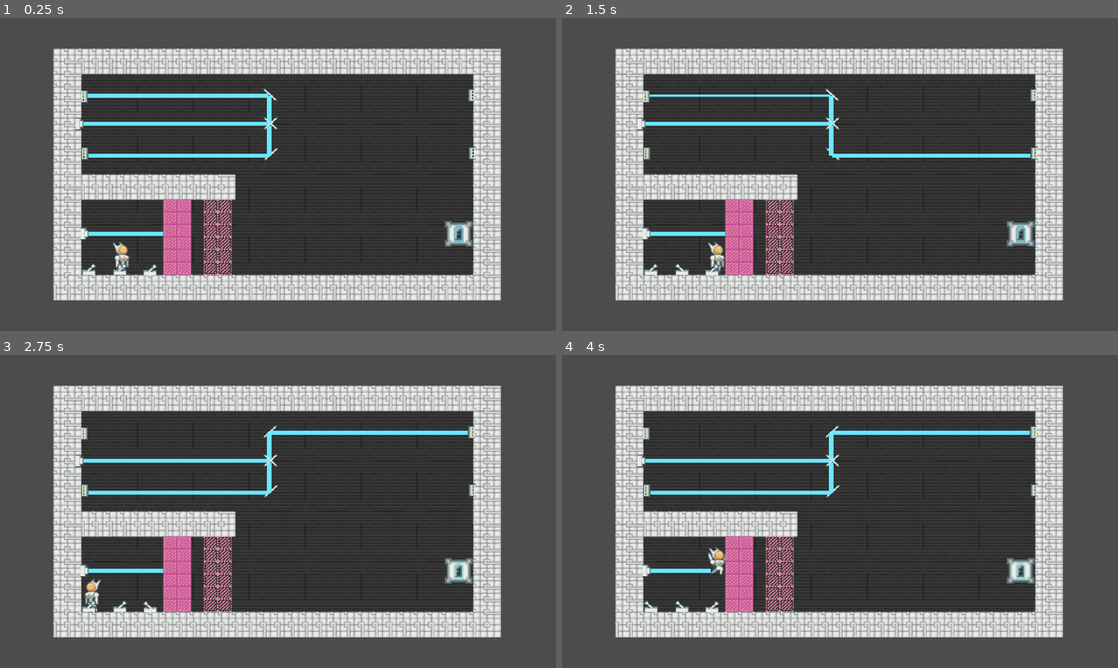
Above: before the commit, frames 1-4 (two rows, left to right).
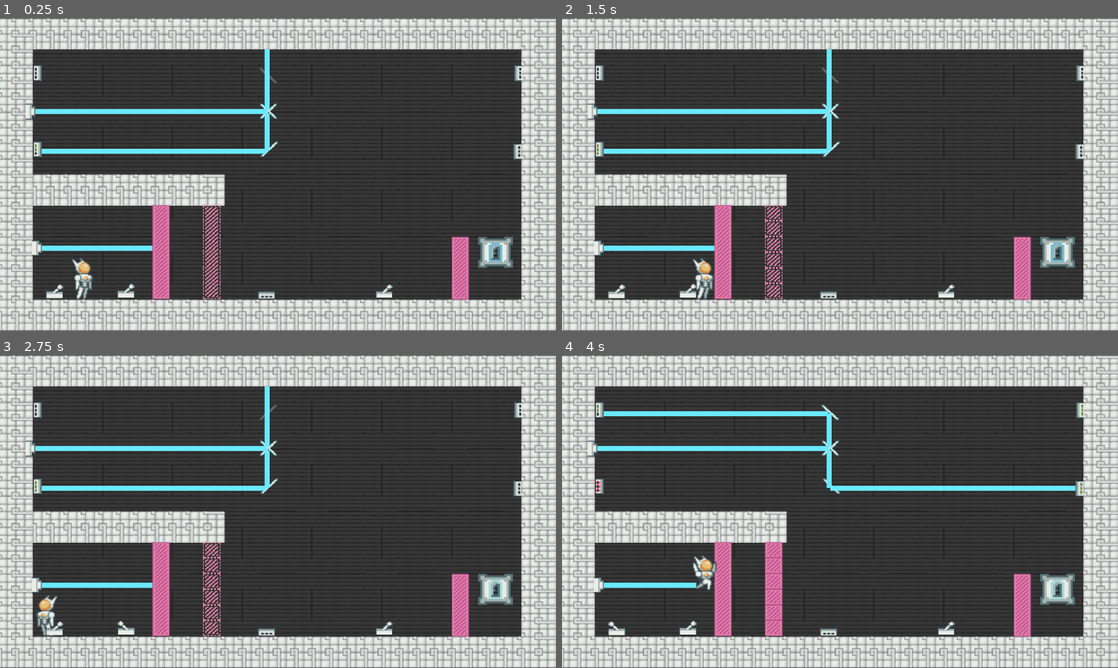
Above: after the commit, the same moments.

Repository: rakthalekk/VGDC-Fall-2021-Project
Game: Godot game, scene res://src/levels/Level2.tscn
Two runs of this game, one before a commit and one after it. Both use one fixed random seed, a clock stepped at 60 frames per second and the inputs below. This scene is started directly instead of the project's main scene.
Inputs:
- Up to frame 1 (0.25 s): no input
- Up to frame 2 (1.5 s): hold Right (move_right) from 0.53 s (still down); tap X (interact) at 0.6, 1.35 s; tap Z (jump) at 0.77 s
- Up to frame 3 (2.75 s): tap Z (jump) at 1.52 s; release Right (move_right) at 2.03 s; hold Left (move_left) from 2.03 s (still down); tap X (interact) at 2.1 s
- Up to frame 4 (4 s): release Left (move_left) at 2.78 s; hold Right (move_right) from 2.78 s (still down); tap X (interact) at 2.85, 3.6 s; tap Z (jump) at 3.02, 3.77 s

The runs differ from the first frame. In frame 1, 60% of the frame differs, in the area x 0-100%, y 0-100%; in frame 2, 60%; in frame 3, 60%; in frame 4, 61%.

Commit message:
laser sensors, level 2 finished

Diff:
--- /dev/null
+++ b/Puzzle Platformer/assets/sprites/sensorcharging.tres
@@ -0,0 +1,35 @@
+[gd_resource type="Animation" format=2]
+
+[resource]
+resource_name = "charging"
+length = 0.6
+step = 0.2
+tracks/0/type = "value"
+tracks/0/path = NodePath("Sprite:frame")
+tracks/0/interp = 1
+tracks/0/loop_wrap = true
+tracks/0/imported = false
+tracks/0/enabled = true
+tracks/0/keys = {
+"times": PoolRealArray( 0, 0.2, 0.4 ),
+"transitions": PoolRealArray( 1, 1, 1 ),
+"update": 1,
+"values": [ 12, 13, 14 ]
+}
+tracks/1/type = "method"
+tracks/1/path = NodePath(".")
+tracks/1/interp = 1
+tracks/1/loop_wrap = true
+tracks/1/imported = false
+tracks/1/enabled = true
+tracks/1/keys = {
+"times": PoolRealArray( 0, 0.6 ),
+"transitions": PoolRealArray( 1, 1 ),
+"values": [ {
+"args": [  ],
+"method": "play_charge_sound"
+}, {
+"args": [  ],
+"method": "set_full_anim"
+} ]
+}
--- /dev/null
+++ b/Puzzle Platformer/assets/sprites/sensorempty.tres
@@ -0,0 +1,18 @@
+[gd_resource type="Animation" format=2]
+
+[resource]
+resource_name = "empty"
+length = 1.2
+loop = true
+tracks/0/type = "value"
+tracks/0/path = NodePath("Sprite:frame")
+tracks/0/interp = 1
+tracks/0/loop_wrap = true
+tracks/0/imported = false
+tracks/0/enabled = true
+tracks/0/keys = {
+"times": PoolRealArray( 0, 0.1, 0.2, 0.3, 0.4, 0.5, 0.6, 0.7, 0.8, 0.9, 1, 1.1 ),
+"transitions": PoolRealArray( 1, 1, 1, 1, 1, 1, 1, 1, 1, 1, 1, 1 ),
+"update": 1,
+"values": [ 0, 1, 2, 3, 4, 5, 6, 7, 8, 9, 10, 11 ]
+}
--- /dev/null
+++ b/Puzzle Platformer/assets/sprites/sensorfull.tres
@@ -0,0 +1,16 @@
+[gd_resource type="Animation" format=2]
+
+[resource]
+resource_name = "full"
+tracks/0/type = "value"
+tracks/0/path = NodePath("Sprite:frame")
+tracks/0/interp = 1
+tracks/0/loop_wrap = true
+tracks/0/imported = false
+tracks/0/enabled = true
+tracks/0/keys = {
+"times": PoolRealArray( 0 ),
+"transitions": PoolRealArray( 1 ),
+"update": 1,
+"values": [ 14 ]
+}
--- a/Puzzle Platformer/project.godot
+++ b/Puzzle Platformer/project.godot
@@ -19,8 +19,13 @@
 "language": "GDScript",
 "path": "res://src/level_mechanics/Generator.gd"
 }, {
+"base": "LaserSensor",
+"class": "LaserReceiver",
+"language": "GDScript",
+"path": "res://src/level_mechanics/LaserReceiver.gd"
+}, {
 "base": "Area2D",
-"class": "LaserBase",
+"class": "LaserSensor",
 "language": "GDScript",
 "path": "res://src/level_mechanics/LaserSensor.gd"
 }, {
@@ -37,7 +42,8 @@
 _global_script_class_icons={
 "Beam": "",
 "Generator": "",
-"LaserBase": "",
+"LaserReceiver": "",
+"LaserSensor": "",
 "Mirror": "",
 "XMirror": ""
 }
--- a/Puzzle Platformer/src/entities/Player.tscn
+++ b/Puzzle Platformer/src/entities/Player.tscn
@@ -84,7 +84,7 @@
 }
 
 [sub_resource type="RectangleShape2D" id=6]
-extents = Vector2( 13.3478, 22.0437 )
+extents = Vector2( 7.84158, 22.0437 )
 
 [node name="Player" type="KinematicBody2D"]
 script = ExtResource( 2 )
--- a/Puzzle Platformer/src/level_mechanics/Barrier.gd
+++ b/Puzzle Platformer/src/level_mechanics/Barrier.gd
@@ -3,6 +3,7 @@
 
 # bool value to indicate if the barrier is enabled or disabled
 var enabled = false
+var gone = false
 
 onready var flip_sound = $FlipSound
 
@@ -25,4 +26,17 @@
 
 func _on_LaserSensor_enable():
 	enabled = false
+	gone = true
 	update_tilemap(0)
+
+
+func _on_LaserReceiver_enable():
+	if !gone:
+		enabled = false
+		update_tilemap(0)
+
+
+func _on_LaserReceiver_disable():
+	if !gone:
+		enabled = true
+		update_tilemap(1)
--- a/Puzzle Platformer/src/level_mechanics/Beam.gd
+++ b/Puzzle Platformer/src/level_mechanics/Beam.gd
@@ -27,13 +27,13 @@
 		cast_point = to_local(get_collision_point())
 
 		# If the beam is colliding with a base, call the base's power_on function
-		if collider is LaserBase:
-			if !collider.powered:
+		if collider is LaserSensor:
+			if !collider.powered || collider is LaserReceiver:
 				collider.power_on()
 
 		# If the beam is colliding with a generator, call the generator's power_on function
 		elif collider is Generator:
-			if !collider.charged:
+			#if !collider.charged:
 				collider.power_gen()
 
 		# If the beam is colliding with a mirror, reflect it accordingly
--- a/Puzzle Platformer/src/level_mechanics/Generator.gd
+++ b/Puzzle Platformer/src/level_mechanics/Generator.gd
@@ -3,6 +3,7 @@
 
 var charging = false
 var charged = false
+var counter = 0
 
 onready var anim_player = $AnimationPlayer
 onready var charge_sound = $ChargeSound
@@ -12,15 +13,26 @@
 	anim_player.play("empty")
 
 
+func _process(delta):
+	if counter > 0:
+		counter -= 1
+	elif charging:
+		charging = false
+		charged = false
+		anim_player.play("empty")
+
+
 func set_full_anim():
 	anim_player.play("full")
 	charged = true
+	$LevelSwitch.start()
 
 
 func power_gen():
-	anim_player.play("charging")
-	charging = true
-	$LevelSwitch.start()
+	counter = 30
+	if !charging && !charged:
+		anim_player.play("charging")
+		charging = true
 
 
 func play_charge_sound():
@@ -28,4 +40,5 @@
 
 
 func _on_LevelSwitch_timeout():
-	Global.go_next_stage()
+	if charged:
+		Global.go_next_stage()
--- /dev/null
+++ b/Puzzle Platformer/src/level_mechanics/LaserReceiver.gd
@@ -0,0 +1,19 @@
+class_name LaserReceiver
+extends LaserSensor
+
+signal disable
+
+var counter = 0
+
+func _process(delta):
+	if counter > 0:
+		counter -= 1
+	elif powered:
+		powered = false
+		emit_signal("disable")
+		anim_player.play("empty")
+
+func power_on():
+	counter = 30
+	if !powered:
+		anim_player.play("charging")
--- /dev/null
+++ b/Puzzle Platformer/src/level_mechanics/LaserReceiver.tscn
@@ -0,0 +1,39 @@
+[gd_scene load_steps=9 format=2]
+
+[ext_resource path="res://assets/sprites/laserReceiver.png" type="Texture" id=1]
+[ext_resource path="res://assets/sprites/sensorcharging.tres" type="Animation" id=2]
+[ext_resource path="res://assets/sprites/sensorempty.tres" type="Animation" id=3]
+[ext_resource path="res://assets/sprites/sensorfull.tres" type="Animation" id=4]
+[ext_resource path="res://src/level_mechanics/LaserReceiver.gd" type="Script" id=5]
+[ext_resource path="res://assets/SFX/laserSensor.wav" type="AudioStream" id=6]
+
+[sub_resource type="RectangleShape2D" id=1]
+extents = Vector2( 8, 3.5 )
+
+[sub_resource type="RectangleShape2D" id=2]
+extents = Vector2( 3.5, 8 )
+
+[node name="LaserReceiver" type="Area2D"]
+script = ExtResource( 5 )
+
+[node name="HCollider" type="CollisionShape2D" parent="."]
+position = Vector2( 0, 4.3 )
+shape = SubResource( 1 )
+disabled = true
+
+[node name="VCollider" type="CollisionShape2D" parent="."]
+position = Vector2( 4.3, 0 )
+shape = SubResource( 2 )
+disabled = true
+
+[node name="Sprite" type="Sprite" parent="."]
+texture = ExtResource( 1 )
+hframes = 15
+
+[node name="AnimationPlayer" type="AnimationPlayer" parent="."]
+anims/charging = ExtResource( 2 )
+anims/empty = ExtResource( 3 )
+anims/full = ExtResource( 4 )
+
+[node name="ChargeSound" type="AudioStreamPlayer" parent="."]
+stream = ExtResource( 6 )
--- a/Puzzle Platformer/src/level_mechanics/LaserSensor.gd
+++ b/Puzzle Platformer/src/level_mechanics/LaserSensor.gd
@@ -1,4 +1,4 @@
-class_name LaserBase
+class_name LaserSensor
 extends Area2D
 
 signal enable
--- a/Puzzle Platformer/src/level_mechanics/LaserSensor.tscn
+++ b/Puzzle Platformer/src/level_mechanics/LaserSensor.tscn
@@ -3,78 +3,15 @@
 [ext_resource path="res://assets/sprites/laserSensor.png" type="Texture" id=1]
 [ext_resource path="res://src/level_mechanics/LaserSensor.gd" type="Script" id=2]
 [ext_resource path="res://assets/SFX/laserSensor.wav" type="AudioStream" id=3]
+[ext_resource path="res://assets/sprites/sensorcharging.tres" type="Animation" id=4]
+[ext_resource path="res://assets/sprites/sensorempty.tres" type="Animation" id=5]
+[ext_resource path="res://assets/sprites/sensorfull.tres" type="Animation" id=6]
 
-[sub_resource type="RectangleShape2D" id=4]
+[sub_resource type="RectangleShape2D" id=1]
 extents = Vector2( 8, 3.5 )
 
-[sub_resource type="RectangleShape2D" id=5]
+[sub_resource type="RectangleShape2D" id=2]
 extents = Vector2( 3.5, 8 )
-
-[sub_resource type="Animation" id=1]
-resource_name = "charging"
-length = 0.6
-step = 0.2
-tracks/0/type = "value"
-tracks/0/path = NodePath("Sprite:frame")
-tracks/0/interp = 1
-tracks/0/loop_wrap = true
-tracks/0/imported = false
-tracks/0/enabled = true
-tracks/0/keys = {
-"times": PoolRealArray( 0, 0.2, 0.4 ),
-"transitions": PoolRealArray( 1, 1, 1 ),
-"update": 1,
-"values": [ 12, 13, 14 ]
-}
-tracks/1/type = "method"
-tracks/1/path = NodePath(".")
-tracks/1/interp = 1
-tracks/1/loop_wrap = true
-tracks/1/imported = false
-tracks/1/enabled = true
-tracks/1/keys = {
-"times": PoolRealArray( 0, 0.6 ),
-"transitions": PoolRealArray( 1, 1 ),
-"values": [ {
-"args": [  ],
-"method": "play_charge_sound"
-}, {
-"args": [  ],
-"method": "set_full_anim"
-} ]
-}
-
-[sub_resource type="Animation" id=2]
-resource_name = "empty"
-length = 1.2
-loop = true
-tracks/0/type = "value"
-tracks/0/path = NodePath("Sprite:frame")
-tracks/0/interp = 1
-tracks/0/loop_wrap = true
-tracks/0/imported = false
-tracks/0/enabled = true
-tracks/0/keys = {
-"times": PoolRealArray( 0, 0.1, 0.2, 0.3, 0.4, 0.5, 0.6, 0.7, 0.8, 0.9, 1, 1.1 ),
-"transitions": PoolRealArray( 1, 1, 1, 1, 1, 1, 1, 1, 1, 1, 1, 1 ),
-"update": 1,
-"values": [ 0, 1, 2, 3, 4, 5, 6, 7, 8, 9, 10, 11 ]
-}
-
-[sub_resource type="Animation" id=3]
-resource_name = "full"
-tracks/0/type = "value"
-tracks/0/path = NodePath("Sprite:frame")
-tracks/0/interp = 1
-tracks/0/loop_wrap = true
-tracks/0/imported = false
-tracks/0/enabled = true
-tracks/0/keys = {
-"times": PoolRealArray( 0 ),
-"transitions": PoolRealArray( 1 ),
-"update": 1,
-"values": [ 14 ]
-}
 
 [node name="LaserSensor" type="Area2D"]
 collision_layer = 2
@@ -83,23 +20,23 @@
 
 [node name="HCollider" type="CollisionShape2D" parent="."]
 position = Vector2( 0, 4.3 )
-shape = SubResource( 4 )
+shape = SubResource( 1 )
 disabled = true
 
 [node name="VCollider" type="CollisionShape2D" parent="."]
 position = Vector2( 4.3, 0 )
-shape = SubResource( 5 )
+shape = SubResource( 2 )
 disabled = true
 
 [node name="Sprite" type="Sprite" parent="."]
 texture = ExtResource( 1 )
 hframes = 15
-frame = 12
+frame = 14
 
 [node name="AnimationPlayer" type="AnimationPlayer" parent="."]
-anims/charging = SubResource( 1 )
-anims/empty = SubResource( 2 )
-anims/full = SubResource( 3 )
+anims/charging = ExtResource( 4 )
+anims/empty = ExtResource( 5 )
+anims/full = ExtResource( 6 )
 
 [node name="ChargeSound" type="AudioStreamPlayer" parent="."]
 stream = ExtResource( 3 )
--- a/Puzzle Platformer/src/level_mechanics/Mirror.gd
+++ b/Puzzle Platformer/src/level_mechanics/Mirror.gd
@@ -78,7 +78,7 @@
 	update_or()
 
 
-func _on_Lever_flip_2():
+func change_enabled():
 	update_orientation = true
 	if enabled:
 		enabled = false
@@ -86,3 +86,19 @@
 	else:
 		enabled = true
 		anim_player.play("enable")
+
+
+func _on_Lever_flip_2():
+	change_enabled()
+
+
+func _on_LaserReciever_disable():
+	update_or()
+
+
+func _on_LaserReceiver_enable_2():
+	change_enabled()
+
+
+func _on_LaserReceiver_disable2():
+	change_enabled()
--- a/Puzzle Platformer/src/levels/Level1.tscn
+++ b/Puzzle Platformer/src/levels/Level1.tscn
@@ -82,10 +82,10 @@
 [node name="Camera2D" type="Camera2D" parent="."]
 offset = Vector2( 0, -60 )
 current = true
-zoom = Vector2( 0.4, 0.4 )
+zoom = Vector2( 0.425, 0.475 )
 [connection signal="enable" from="LaserSensors/LaserSensor" to="Mirrors/Mirror2" method="_on_LaserSensor_enable"]
 [connection signal="enable" from="LaserSensors/LaserSensor2" to="Barriers/Barrier" method="_on_LaserSensor_enable"]
 [connection signal="enable" from="LaserSensors/LaserSensor3" to="Barriers/Barrier2" method="_on_LaserSensor_enable"]
 [connection signal="flip" from="Levers/Lever" to="Mirrors/Mirror" method="_on_Lever_flip"]
+[connection signal="flip" from="Levers/Lever2" to="Mirrors/Mirror3" method="_on_Lever_flip"]
 [connection signal="flip" from="Levers/Lever2" to="Mirrors/Mirror2" method="_on_Lever_flip"]
-[connection signal="flip" from="Levers/Lever2" to="Mirrors/Mirror3" method="_on_Lever_flip"]
--- a/Puzzle Platformer/src/levels/Level2.tscn
+++ b/Puzzle Platformer/src/levels/Level2.tscn
@@ -7,9 +7,10 @@
 [ext_resource path="res://src/level_mechanics/Lever.tscn" type="PackedScene" id=5]
 [ext_resource path="res://src/level_mechanics/Mirror.tscn" type="PackedScene" id=6]
 [ext_resource path="res://src/level_mechanics/Barrier.tscn" type="PackedScene" id=7]
-[ext_resource path="res://src/level_mechanics/LaserSensor.tscn" type="PackedScene" id=8]
+[ext_resource path="res://src/level_mechanics/LaserReceiver.tscn" type="PackedScene" id=8]
 [ext_resource path="res://src/level_mechanics/Generator.tscn" type="PackedScene" id=9]
 [ext_resource path="res://src/level_mechanics/XMirror.tscn" type="PackedScene" id=10]
+[ext_resource path="res://src/level_mechanics/LaserSensor.tscn" type="PackedScene" id=11]
 
 [sub_resource type="TileSet" id=1]
 0/name = "Back1TileMap.png 0"
@@ -53,84 +54,112 @@
 } ]
 0/z_index = 0
 
-[node name="Node2D" type="Node2D"]
+[node name="Level2" type="Node2D"]
 __meta__ = {
 "_edit_horizontal_guides_": [ -275.653 ]
 }
 
-[node name="Background" type="TileMap" parent="."]
+[node name="Tilemaps" type="Node2D" parent="."]
+
+[node name="Background" type="TileMap" parent="Tilemaps"]
 tile_set = SubResource( 1 )
 format = 1
 tile_data = PoolIntArray( -262140, 0, 0, -262139, 0, 0, -262138, 0, 0, -262137, 0, 0, -262136, 0, 0, -262135, 0, 0, -26 …(320 unchanged characters)…
 
-[node name="Foreground" type="TileMap" parent="."]
+[node name="Foreground" type="TileMap" parent="Tilemaps"]
 tile_set = SubResource( 3 )
 cell_size = Vector2( 16, 16 )
 format = 1
 tile_data = PoolIntArray( -1179634, 0, 0, -1179633, 0, 0, -1179632, 0, 0, -1179631, 0, 0, -1179630, 0, 0, -1179629, 0,  …(1375 unchanged characters)…
 
+[node name="Barriers" type="Node2D" parent="."]
+
+[node name="Barrier" parent="Barriers" instance=ExtResource( 7 )]
+position = Vector2( 173.5, -16.5 )
+tile_data = PoolIntArray( -327668, 1, 2, -262132, 1, 65538, -196596, 1, 65538, -131060, 1, 65538, -65524, 1, 65538, 12, 1, 262146 )
+
+[node name="Barrier2" parent="Barriers" instance=ExtResource( 7 )]
+position = Vector2( 188, -16.5 )
+tile_data = PoolIntArray( -327666, 0, 2, -262130, 0, 196610, -196594, 0, 196610, -131058, 0, 65538, -65522, 0, 196610, 14, 0, 262146 )
+
+[node name="Barrier3" parent="Barriers" instance=ExtResource( 7 )]
+tile_data = PoolIntArray( -262104, 1, 2, -196568, 1, 196610, -131032, 1, 196610, -65496, 1, 262146 )
+
 [node name="Player" parent="." instance=ExtResource( 3 )]
 position = Vector2( 304.618, -21.7785 )
+
+[node name="Levers" type="Node2D" parent="."]
+
+[node name="Lever" parent="Levers" instance=ExtResource( 5 )]
+position = Vector2( 276.09, -9.55403 )
+
+[node name="Lever2" parent="Levers" instance=ExtResource( 5 )]
+position = Vector2( 341.472, -9.96007 )
+
+[node name="Lever3" parent="Levers" instance=ExtResource( 5 )]
+position = Vector2( 578.313, -9.77769 )
+
+[node name="Mirrors" type="Node2D" parent="."]
+
+[node name="Mirror1" parent="Mirrors" instance=ExtResource( 6 )]
+position = Vector2( 473, -154 )
+
+[node name="Mirror2" parent="Mirrors" instance=ExtResource( 6 )]
+position = Vector2( 472, -229.428 )
+orientation = "down"
+enabled = false
+
+[node name="XMirror" parent="Mirrors" instance=ExtResource( 10 )]
+position = Vector2( 472.163, -192.986 )
+
+[node name="Lasers" type="Node2D" parent="."]
+
+[node name="Laser" parent="Lasers" instance=ExtResource( 4 )]
+position = Vector2( 257, -192.5 )
+enabled = true
+
+[node name="Laser2" parent="Lasers" instance=ExtResource( 4 )]
+position = Vector2( 263, -52.5 )
+enabled = true
+
+[node name="LaserSensors" type="Node2D" parent="."]
+
+[node name="LaserReceiver" parent="LaserSensors" instance=ExtResource( 8 )]
+position = Vector2( 265.042, -153.68 )
+orientation = "right"
+
+[node name="LaserReceiver2" parent="LaserSensors" instance=ExtResource( 8 )]
+position = Vector2( 695.842, -151.361 )
+orientation = "left"
+
+[node name="LaserReceiver3" parent="LaserSensors" instance=ExtResource( 8 )]
+position = Vector2( 696.683, -231.667 )
+orientation = "left"
+
+[node name="LaserReceiver4" parent="LaserSensors" instance=ExtResource( 8 )]
+position = Vector2( 265.042, -231.634 )
+orientation = "right"
+
+[node name="LaserSensor" parent="LaserSensors" instance=ExtResource( 11 )]
+position = Vector2( 470.394, -8.90898 )
+
+[node name="Generator" parent="." instance=ExtResource( 9 )]
+position = Vector2( 680.373, -48.2682 )
 
 [node name="Camera2D" type="Camera2D" parent="."]
 position = Vector2( 480.833, -127.986 )
 current = true
-zoom = Vector2( 0.53, 0.59 )
-
-[node name="Lever" parent="." instance=ExtResource( 5 )]
-position = Vector2( 264.508, -8.21768 )
-
-[node name="Mirror1" parent="." instance=ExtResource( 6 )]
-position = Vector2( 473, -154 )
-
-[node name="Mirror2" parent="." instance=ExtResource( 6 )]
-position = Vector2( 472, -229.428 )
-orientation = "down"
-
-[node name="Laser" parent="." instance=ExtResource( 4 )]
-position = Vector2( 257, -192.5 )
-enabled = true
-
-[node name="Barrier1" parent="." instance=ExtResource( 7 )]
-position = Vector2( 173.5, -16.5 )
-tile_data = PoolIntArray( -327669, 1, 0, -327668, 1, 0, -262133, 1, 0, -262132, 1, 0, -196597, 1, 0, -196596, 1, 0, -131061, 1, 0, -131060, 1, 0, -65525, 1, 0, -65524, 1, 0, 11, 1, 0, 12, 1, 0 )
-
-[node name="Barrier2" parent="." instance=ExtResource( 7 )]
-position = Vector2( 188, -16.5 )
-tile_data = PoolIntArray( -327667, 0, 0, -327666, 0, 0, -262131, 0, 0, -262130, 0, 0, -196595, 0, 0, -196594, 0, 0, -131059, 0, 0, -131058, 0, 0, -65523, 0, 0, -65522, 0, 0, 13, 0, 0, 14, 0, 0 )
-
-[node name="LaserSensor" parent="." instance=ExtResource( 8 )]
-position = Vector2( 698, -154.913 )
-orientation = "left"
-
-[node name="LaserSensor2" parent="." instance=ExtResource( 8 )]
-position = Vector2( 697.397, -228.722 )
-orientation = "left"
-
-[node name="Lever2" parent="." instance=ExtResource( 5 )]
-position = Vector2( 300, -8 )
-
-[node name="Lever3" parent="." instance=ExtResource( 5 )]
-position = Vector2( 334.5, -7.5 )
-
-[node name="LaserSensor3" parent="." instance=ExtResource( 8 )]
-position = Vector2( 263.897, -227.278 )
-orientation = "right"
-
-[node name="LaserSensor4" parent="." instance=ExtResource( 8 )]
-position = Vector2( 264.691, -154.325 )
-orientation = "right"
-
-[node name="Laser2" parent="." instance=ExtResource( 4 )]
-position = Vector2( 263, -52.5 )
-enabled = true
-
-[node name="Generator" parent="." instance=ExtResource( 9 )]
-position = Vector2( 687.5, -52.5 )
-
-[node name="XMirror" parent="." instance=ExtResource( 10 )]
-position = Vector2( 472.163, -192.986 )
-[connection signal="flip" from="Lever" to="Mirror1" method="_on_Lever_flip"]
-[connection signal="flip" from="Lever" to="Mirror2" method="_on_Lever_flip"]
-[connection signal="flip" from="Lever2" to="Mirror1" method="_on_Lever_flip"]
-[connection signal="flip" from="Lever3" to="Mirror2" method="_on_Lever_flip"]
+zoom = Vector2( 0.425, 0.475 )
+[connection signal="flip" from="Levers/Lever" to="Mirrors/Mirror1" method="_on_Lever_flip"]
+[connection signal="flip" from="Levers/Lever2" to="Mirrors/Mirror2" method="_on_Lever_flip"]
+[connection signal="flip" from="Levers/Lever3" to="Mirrors/Mirror1" method="_on_Lever_flip_2"]
+[connection signal="disable" from="LaserSensors/LaserReceiver" to="Barriers/Barrier2" method="_on_LaserReceiver_disable"]
+[connection signal="enable" from="LaserSensors/LaserReceiver" to="Barriers/Barrier2" method="_on_LaserReceiver_enable"]
+[connection signal="disable" from="LaserSensors/LaserReceiver2" to="Mirrors/Mirror2" method="_on_LaserReceiver_disable2"]
+[connection signal="enable" from="LaserSensors/LaserReceiver2" to="Mirrors/Mirror2" method="_on_LaserReceiver_enable_2"]
+[connection signal="disable" from="LaserSensors/LaserReceiver3" to="Barriers/Barrier" method="_on_LaserReceiver_disable"]
+[connection signal="enable" from="LaserSensors/LaserReceiver3" to="Barriers/Barrier" method="_on_LaserReceiver_enable"]
+[connection signal="disable" from="LaserSensors/LaserReceiver4" to="Barriers/Barrier3" method="_on_LaserReceiver_disable"]
+[connection signal="enable" from="LaserSensors/LaserReceiver4" to="Barriers/Barrier3" method="_on_LaserReceiver_enable"]
+[connection signal="enable" from="LaserSensors/LaserSensor" to="Barriers/Barrier2" method="_on_LaserSensor_enable"]
+[connection signal="enable" from="LaserSensors/LaserSensor" to="Barriers/Barrier" method="_on_LaserSensor_enable"]
--- a/Puzzle Platformer/src/levels/Level3.tscn
+++ b/Puzzle Platformer/src/levels/Level3.tscn
@@ -6,6 +6,8 @@
 [ext_resource path="res://src/level_mechanics/Mirror.tscn" type="PackedScene" id=4]
 [ext_resource path="res://src/level_mechanics/Laser.tscn" type="PackedScene" id=5]
 [ext_resource path="res://src/level_mechanics/Lever.tscn" type="PackedScene" id=6]
+[ext_resource path="res://src/level_mechanics/LaserReceiver.tscn" type="PackedScene" id=7]
+[ext_resource path="res://src/level_mechanics/Barrier.tscn" type="PackedScene" id=8]
 
 [node name="Level3" type="Node2D"]
 
@@ -15,14 +17,19 @@
 tile_data = PoolIntArray( -393229, 0, 8, -393228, 0, 10, -393227, 0, 10, -393226, 0, 10, -393225, 0, 10, -393224, 0, 10 …(7206 unchanged characters)…
 
 [node name="Foreground" parent="Tilemaps" instance=ExtResource( 2 )]
-tile_data = PoolIntArray( -524303, 0, 8, -524302, 0, 10, -52 …(1705 unchanged characters)… 7, 196593, 0, 65544, 196594, 0, 65547, 131085, 0, 65544, 131086, 0, 65547, 26212 …(1389 unchanged characters)…
+tile_data = PoolIntArray( -524303, 0, 8, -524302, 0, 10, -52 …(1705 unchanged characters)… 7, 196593, 0, 65544, 196594, 0, 65547, 196605, 1, 196608, 131085, 0, 65544, 131086, 0, 65547, 26212 …(1389 unchanged characters)…
+
+[node name="Barriers" type="Node2D" parent="."]
+
+[node name="Barrier" parent="Barriers" instance=ExtResource( 8 )]
+tile_data = PoolIntArray( 262152, 1, 0, 262153, 1, 131073, 262154, 1, 131073, 262155, 1, 131073, 262156, 1, 131076, 327688, 1, 196610, 393224, 1, 196610, 458760, 1, 262146 )
 
 [node name="Player" parent="." instance=ExtResource( 3 )]
 position = Vector2( 3.99165, 108.21 )
 
 [node name="Camera2D" type="Camera2D" parent="."]
 current = true
-zoom = Vector2( 0.4, 0.4 )
+zoom = Vector2( 0.425, 0.475 )
 
 [node name="Lasers" type="Node2D" parent="."]
 
@@ -49,5 +56,13 @@
 
 [node name="Lever" parent="Levers" instance=ExtResource( 6 )]
 position = Vector2( -57.9401, 118.261 )
+
+[node name="LaserSensors" type="Node2D" parent="."]
+
+[node name="LaserReceiver" parent="LaserSensors" instance=ExtResource( 7 )]
+position = Vector2( 199.892, 2.33596 )
+orientation = "left"
 [connection signal="flip" from="Levers/Lever" to="Mirrors/Mirror" method="_on_Lever_flip_2"]
 [connection signal="flip" from="Levers/Lever" to="Mirrors/Mirror2" method="_on_Lever_flip_2"]
+[connection signal="disable" from="LaserSensors/LaserReceiver" to="Barriers/Barrier" method="_on_LaserReceiver_disable"]
+[connection signal="enable" from="LaserSensors/LaserReceiver" to="Barriers/Barrier" method="_on_LaserReceiver_enable"]
Binary file added: Puzzle Platformer/assets/sprites/laserReceiver.png
Not shown, added: Puzzle Platformer/assets/sprites/laserReceiver.png.import
Not shown: 1 places in Puzzle Platformer/src/levels/Level2.tscn that only renumber resources
Not shown: 1 places in Puzzle Platformer/src/levels/Level3.tscn that only renumber resources
